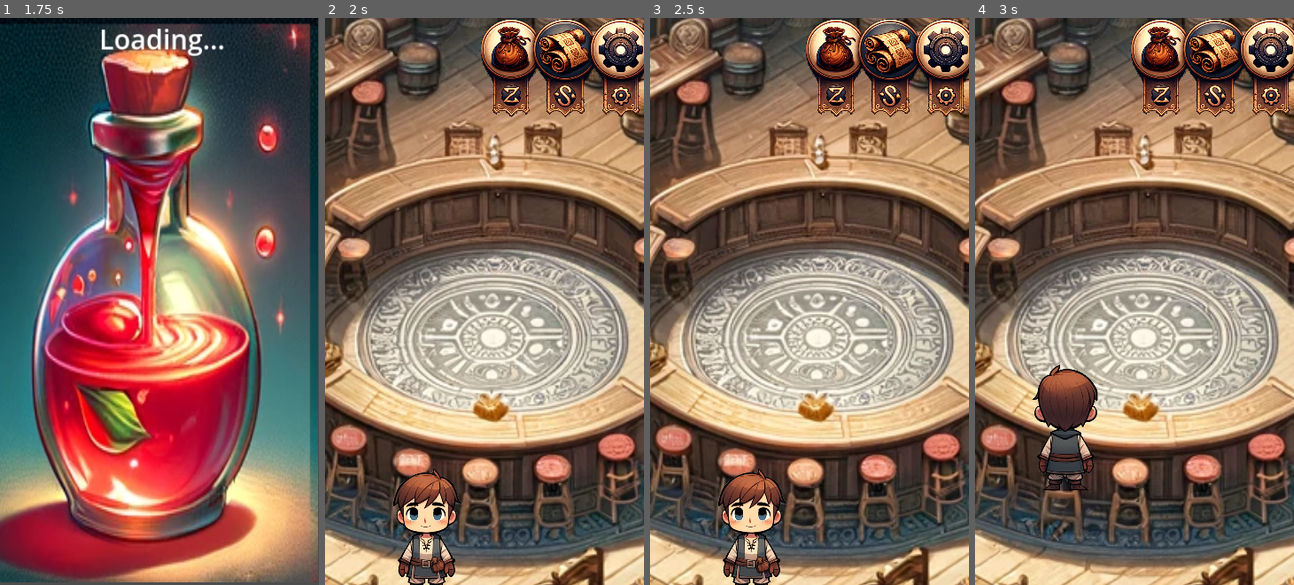
Above: before the commit, frames 1-4 (left to right).
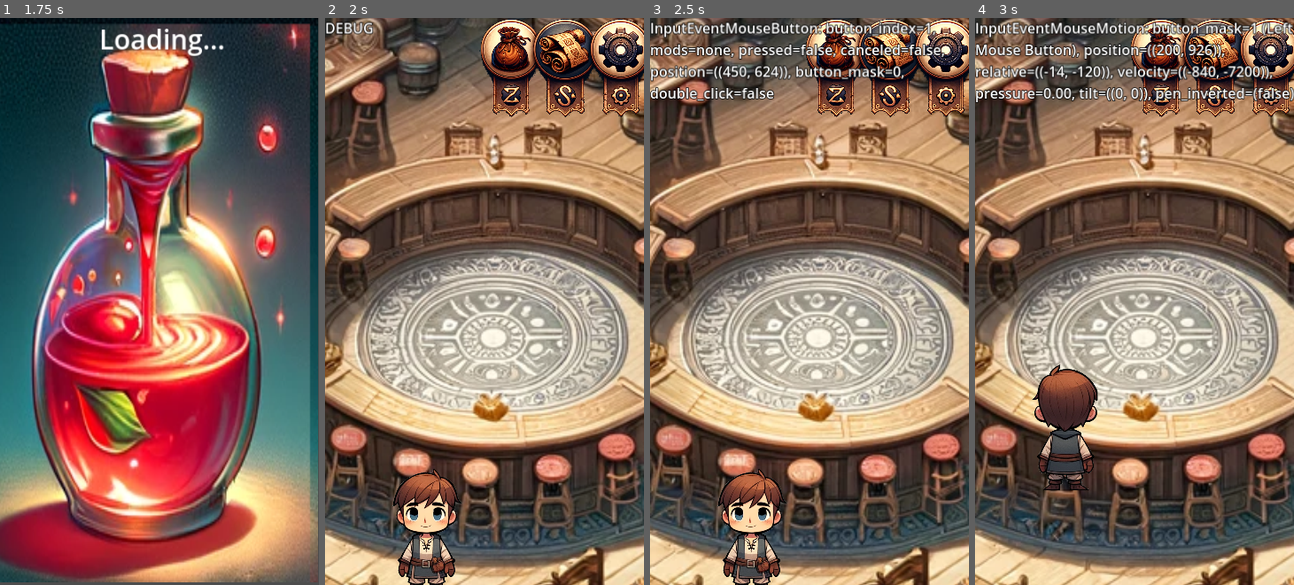
Above: after the commit, the same moments.

Repository: ghwfluffy/draganddrop
Game: Godot game, scene res://loading/InitialScreen.tscn
Two runs of this game, one before a commit and one after it. Both use one fixed random seed, a clock stepped at 60 frames per second and the inputs below.
Inputs (mouse positions are in pixels of both pictures, inside the frame that each line leads up to):
- Up to frame 1 (1.75 s): move the mouse to (229, 273) at 0.52 s; click (229, 273) at 0.67 s; drag from (95, 329) to (143, 414) at 1.27 s
- Up to frame 2 (2 s): no input
- Up to frame 3 (2.5 s): move the mouse to (850, 295) at 2.02 s; click (850, 295) at 2.17 s
- Up to frame 4 (3 s): tap Enter at 2.75 s; drag from (1077, 533) to (1038, 216) at 2.77 s

Frame 1 is identical in both runs. In frame 2, 0.2% of the frame differs, in the area x 0-16%, y 0-3%; in frame 3, 4.0%; in frame 4, 5.0%, in the area x 0-100%, y 0-15%.

Commit message:
Adding multi-touch zoom and max zoom

Diff:
--- a/project.godot
+++ b/project.godot
@@ -30,6 +30,12 @@
 window/handheld/orientation=1
 window/vsync/vsync_mode=0
 
+[input_devices]
+
+pointing/emulate_touch_from_mouse=true
+pointing/android/enable_long_press_as_right_click=true
+pointing/android/enable_pan_and_scale_gestures=true
+
 [rendering]
 
 renderer/rendering_method="gl_compatibility"
--- a/tavern/Zoom.gd
+++ b/tavern/Zoom.gd
@@ -1,5 +1,6 @@
 extends Node
 
+var DEBUG = null;
 var camera = null
 
 var last_drag_distance = -1  # Used for pinch zoom
@@ -10,6 +11,7 @@
 # Called when the node enters the scene tree for the first time.
 func _ready():
     camera = get_tree().get_root().get_node("Tavern/Camera2D")
+    DEBUG = get_tree().get_root().get_node("Tavern/HUD/DEBUG")
 
 # Called every frame. 'delta' is the elapsed time since the previous frame.
 func _process(delta):
@@ -23,24 +25,43 @@
         elif event.button_index == MOUSE_BUTTON_WHEEL_UP:
             camera.zoom += Vector2(0.01, 0.01)
 
+    if event is InputEventMagnifyGesture:
+        var zoom_change = (1.0 - event.factor) * 0.25
+        camera.zoom += Vector2(zoom_change, zoom_change)
+
     # Handle pinch zoom
     if event is InputEventScreenDrag:
         if event.index == 0:  # First touch point
             touch_1 = event.position
         elif event.index == 1:  # Second touch point
-            touch_2 = get_viewport().get_mouse_position()  # Assuming the second touch is where the mouse currently is
+            touch_2 = event.position
 
+        if touch_1 and touch_2:
             var current_distance = touch_1.distance_to(touch_2)
             if last_drag_distance != -1:
                 var zoom_change = (current_distance - last_drag_distance) * 0.01
                 camera.zoom += Vector2(zoom_change, zoom_change)
-
             last_drag_distance = current_distance
 
     # Reset pinch zoom tracking on release
     if event is InputEventScreenTouch and event.is_pressed() == false:
-        last_drag_distance = -1
+        touch_1 = null;
+        touch_2 = null;
+        last_drag_distance = null;
+    elif event is InputEventScreenTouch and event.is_pressed() == true:
+        if event.index == 0:  # First touch point
+            touch_1 = event.position
+        elif event.index == 1:  # Second touch point
+            touch_2 = event.position
 
+    if camera.zoom[0] > 2.0:
+        camera.zoom = Vector2(2.0, 2.0)
+    elif camera.zoom[0] < 0.3:
+        camera.zoom = Vector2(0.3, 0.3)
 
-func _on_background_area_input_event(viewport, event, shape_idx):
+#func _on_background_area_input_event(viewport, event, shape_idx):
+    #handle_zoom(event)
+
+func _input(event):
+    DEBUG.text = str(event)
     handle_zoom(event)
--- a/tavern/tavern.tscn
+++ b/tavern/tavern.tscn
@@ -17,6 +17,11 @@
 [sub_resource type="CapsuleShape2D" id="CapsuleShape2D_udlpd"]
 radius = 105.498
 height = 434.396
+
+[sub_resource type="LabelSettings" id="LabelSettings_vrffd"]
+font_size = 32
+outline_size = 6
+outline_color = Color(0, 0, 0, 1)
 
 [node name="Tavern" type="Sprite2D"]
 position = Vector2(236, 579)
@@ -102,6 +107,14 @@
 scale = Vector2(0.678862, 0.678862)
 texture = ExtResource("10_sf8qc")
 
+[node name="DEBUG" type="Label" parent="HUD"]
+offset_top = -1.0
+offset_right = 729.0
+offset_bottom = 322.0
+text = "DEBUG"
+label_settings = SubResource("LabelSettings_vrffd")
+autowrap_mode = 2
+
 [connection signal="input_event" from="BackgroundArea" to="BackgroundArea" method="_on_input_event"]
 [connection signal="input_event" from="BackgroundArea" to="DragDrop" method="_on_background_area_input_event"]
 [connection signal="input_event" from="BackgroundArea" to="Zoom" method="_on_background_area_input_event"]
Not shown: 1 places in tavern/tavern.tscn that only renumber resources
Not shown, changed: TODO
